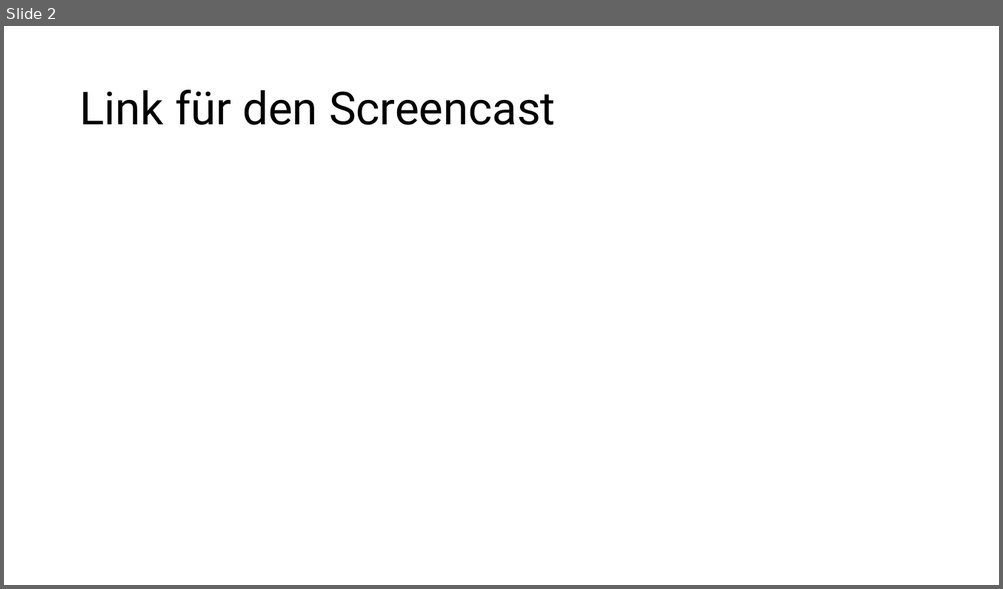
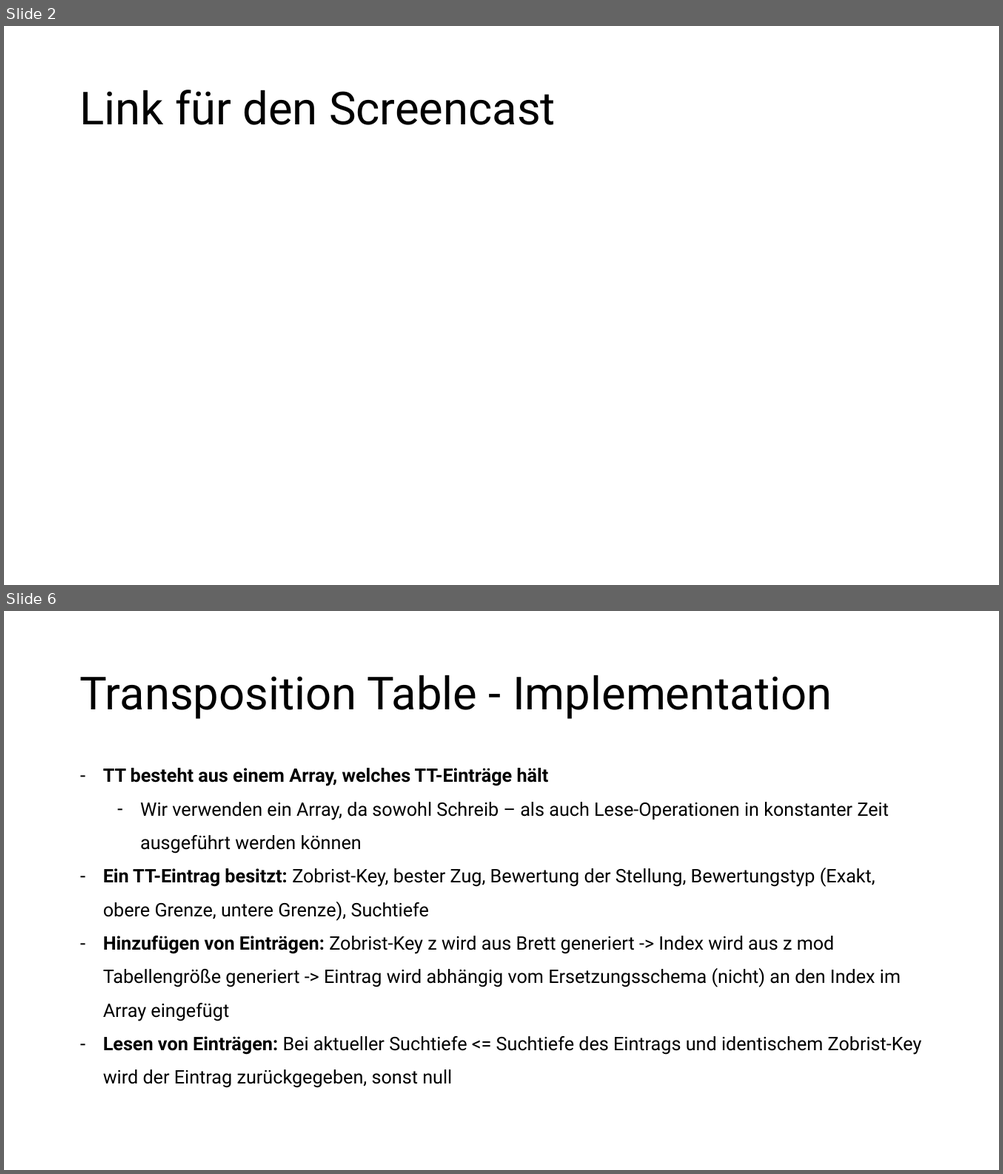
Before and after one commit to patrickzda/chess_engine, a slide deck: presentations/PJ_KI_MST3.pptx. Shown one above the other, each under a label of ours: slide 2 before the commit, slides 2 and 6 after it; the slides between them are not shown. The pictures are 1003x589 and 1003x1174 pixels, drawn with LibreOffice and Linux fonts; fonts in the diff are those of the drawing. Boxes give left, top, right and bottom in pixels: in the first picture for what was removed or moved away, otherwise in the second. Text is boxed around its words. In the diff, an @@ line names an element or a change of style, - is before the commit and + after.

```diff
--- a/presentations/PJ_KI_MST3.pptx
+++ b/presentations/PJ_KI_MST3.pptx
@@ slide 6 added at <box>4,611,999,1170</box>, background #FFFFFF @@
@@ title added at <box>79,675,831,719</box>, 44 pt, text #000000 @@
+Transposition Table - Implementation
@@ text added at <box>103,768,922,1088</box>, 18 pt, text #000000 @@
+– TT besteht aus einem Array, welches TT-Einträge hält
+  – Wir verwenden ein Array, da sowohl Schreib – als auch Lese-Operationen in konstanter Zeit ausgeführt werden können
+– Ein TT-Eintrag besitzt: Zobrist-Key, bester Zug, Bewertung der Stellung, Bewertungstyp (Exakt, obere Grenze, untere Grenze), Suchtiefe
+– Hinzufügen von Einträgen: Zobrist-Key z wird aus Brett generiert -> Index wird aus z mod Tabellengröße generiert -> Eintrag wird abhängig vom Ersetzungsschema (nicht) an den Index im Array eingefügt
+– Lesen von Einträgen: Bei aktueller Suchtiefe <= Suchtiefe des Eintrags und identischem Zobrist-Key wird der Eintrag zurückgegeben, sonst null
```
Also in this commit, not shown: 3 slides changed, 19 other slides added, 8 slides removed.
